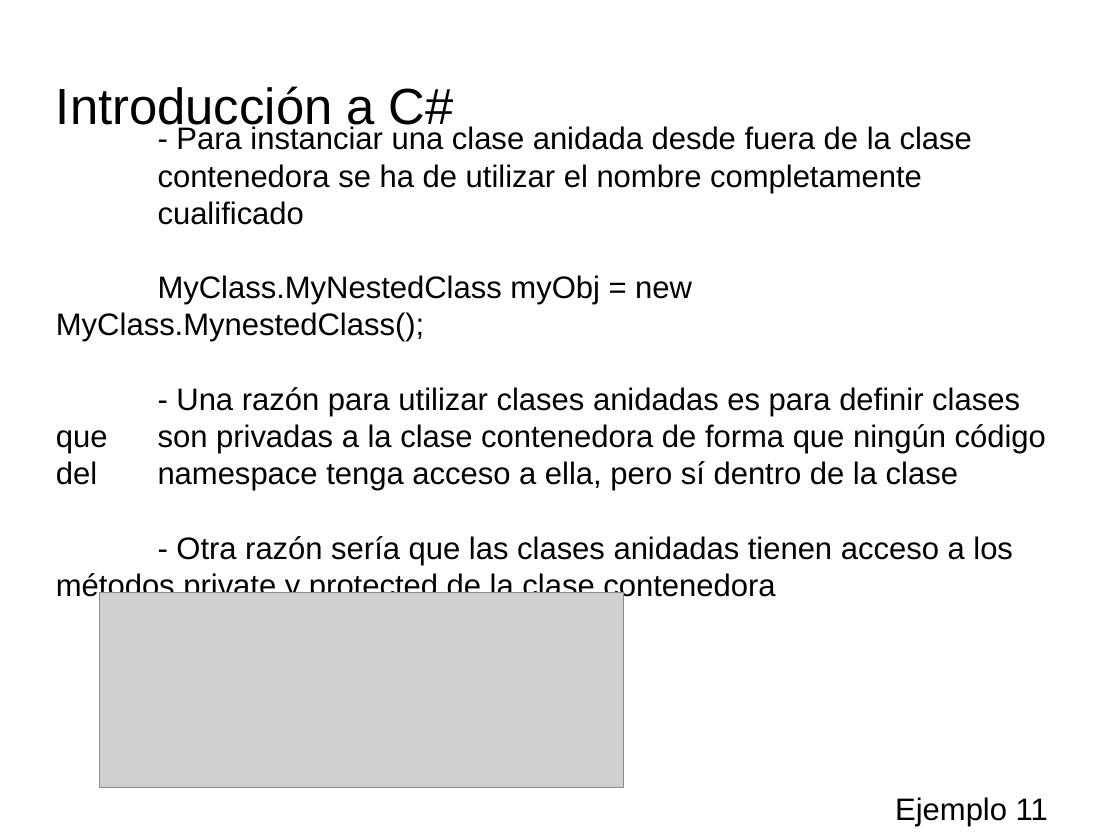
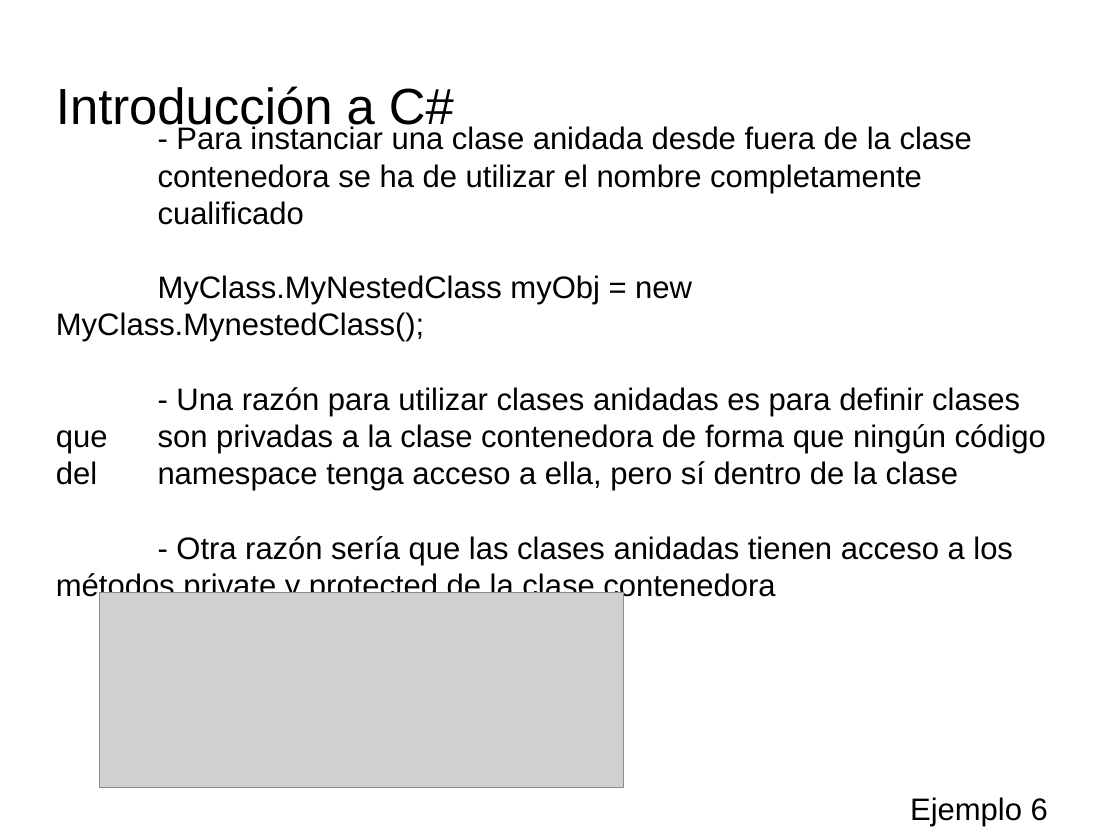
Before and after one commit to videojuegos-abastos/PMV, a slide deck: slide 17 of te/Tema 4 (Chema)/t4.3.- Definiendo miembros de una clase.odp. Drawn at 1120x840 pixels with LibreOffice and Linux fonts; fonts in the diff are those of the drawing; grey boxes stand for pictures; background and template pictures are left out. Boxes give left, top, right and bottom in pixels: in the first picture for what was removed or moved away, otherwise in the second. Text is boxed around its words. In the diff, an @@ line names an element or a change of style, - is before the commit and + after.

```diff
--- a/te/Tema 4 (Chema)/t4.3.- Definiendo miembros de una clase.odp
+++ b/te/Tema 4 (Chema)/t4.3.- Definiendo miembros de una clase.odp
@@ text at [910,797,1048,826]: text changed @@
-Ejemplo 11
+Ejemplo 6
```
Also in this commit, not shown: 7 other slides changed, 2 other files.
